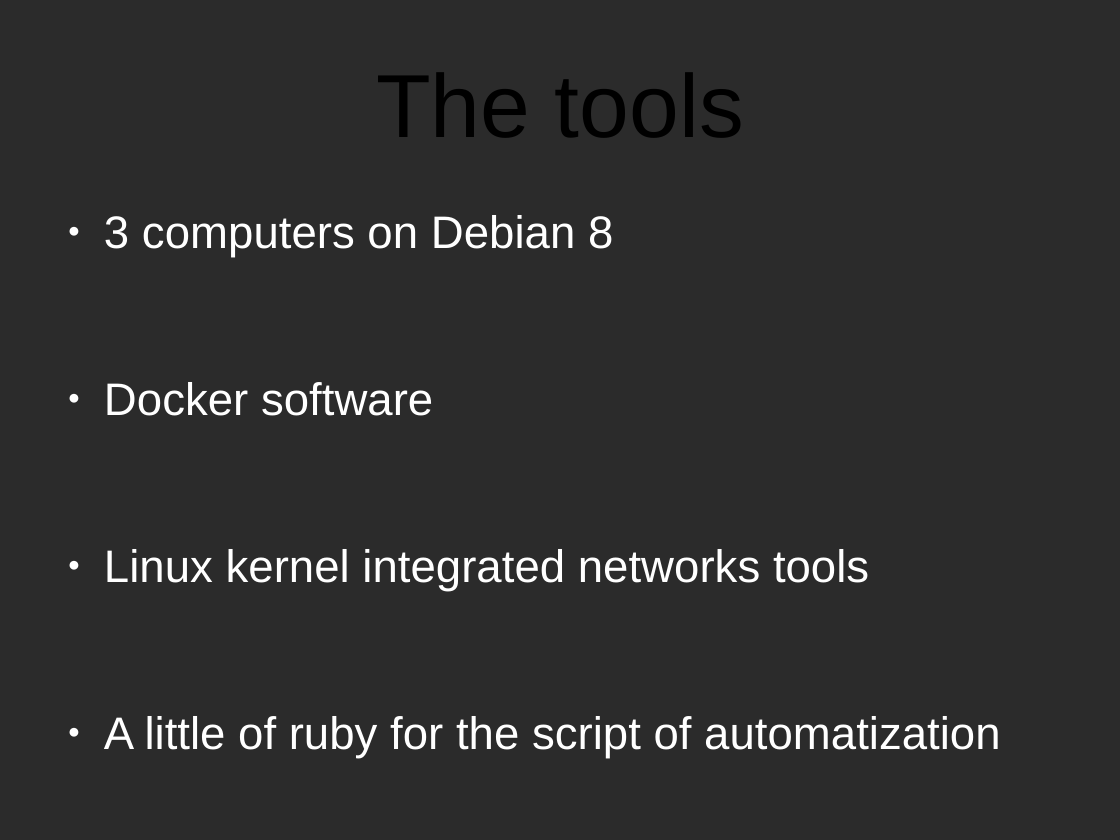
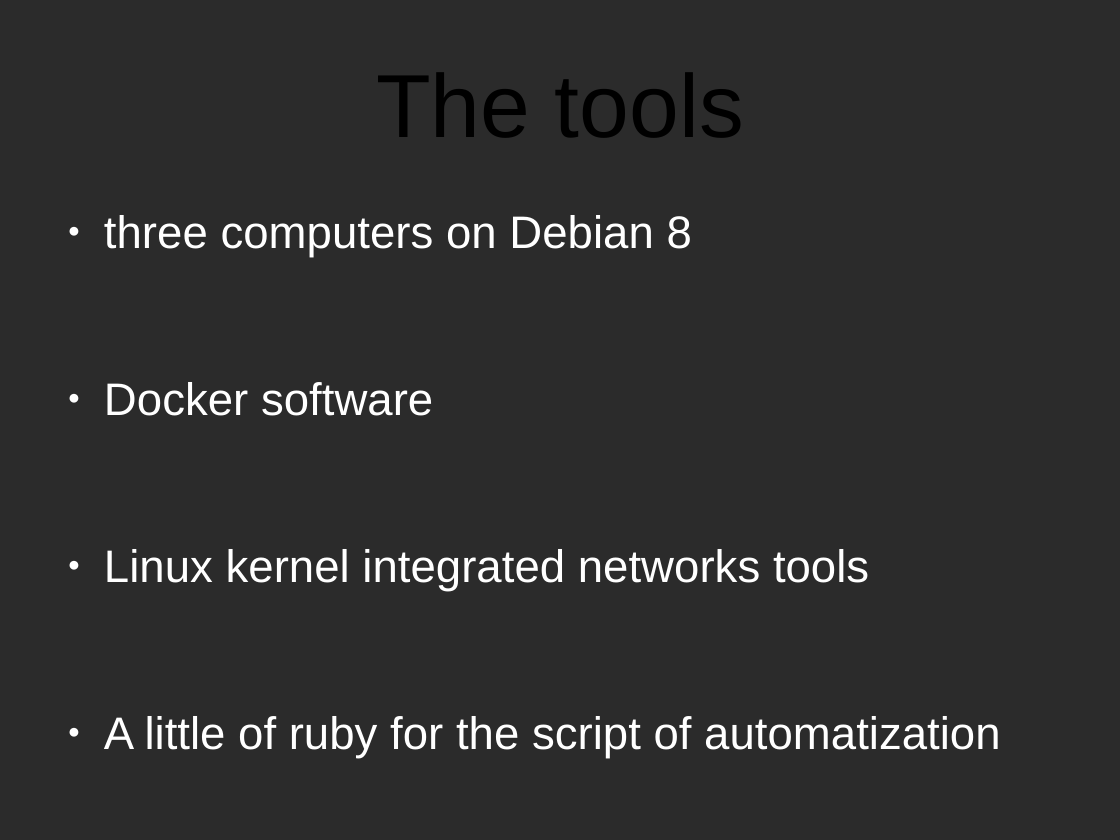
Before and after one commit to CPTmath67/anglais, a slide deck: slide 5 of presentation.odp. Drawn at 1120x840 pixels with LibreOffice and Linux fonts; fonts in the diff are those of the drawing; background and template pictures are left out; a plain dark background stands for a picture behind light text. Boxes give left, top, right and bottom in pixels: in the first picture for what was removed or moved away, otherwise in the second. Text is boxed around its words. In the diff, an @@ line names an element or a change of style, - is before the commit and + after.

```diff
--- a/presentation.odp
+++ b/presentation.odp
@@ text at box(104, 215, 692, 257): text changed @@
-● 3 computers on Debian 8
+● three computers on Debian 8
```
Also in this commit, not shown: 3 other slides changed.
